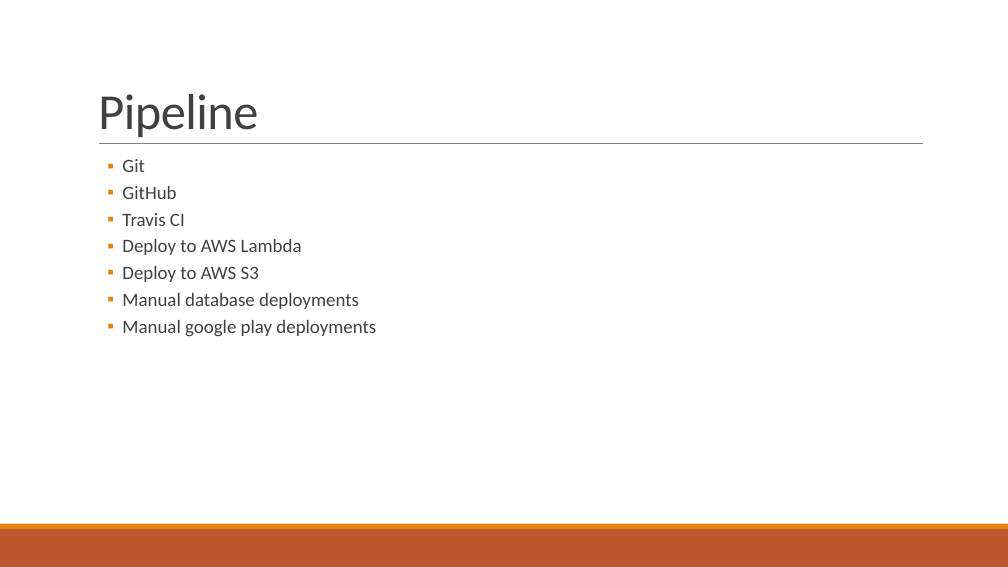
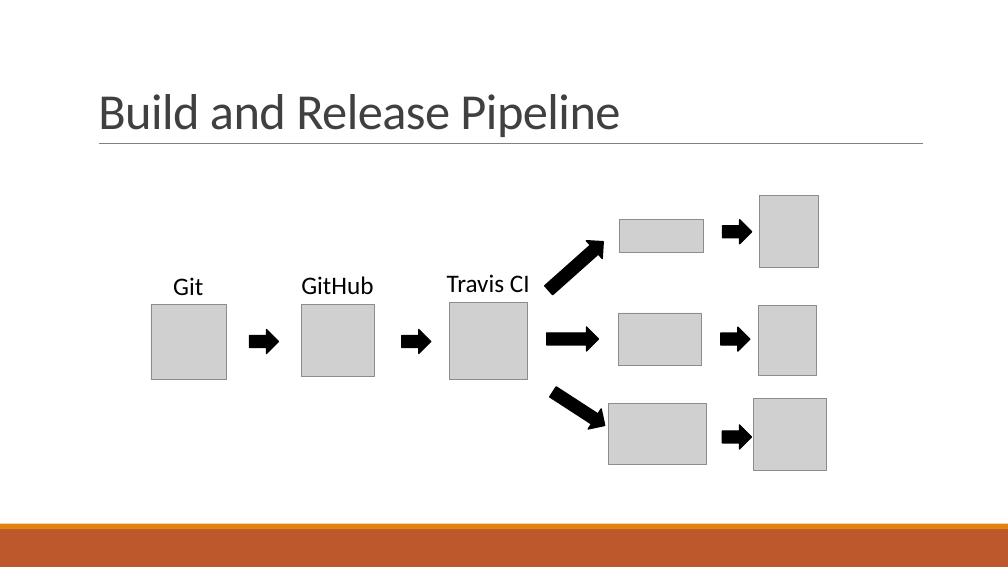
Before and after one commit to qccoders/presentations, a slide deck: slide 5 of QC Coders - Quad Cities Veterans Outreach Center.pptx (slide 6 before the commit). Drawn at 1008x567 pixels with LibreOffice and Linux fonts; fonts in the diff are those of the drawing; grey boxes stand for pictures. Boxes give left, top, right and bottom in pixels: in the first picture for what was removed or moved away, otherwise in the second. Text is boxed around its words. In the diff, an @@ line names an element or a change of style, - is before the commit and + after.

```diff
--- a/QC Coders - Quad Cities Veterans Outreach Center.pptx
+++ b/QC Coders - Quad Cities Veterans Outreach Center.pptx
@@ title at (x1=98, y1=94, x2=620, y2=137): text changed @@
-Pipeline
+Build and Release Pipeline
@@ text removed at (x1=122, y1=159, x2=376, y2=337) @@
-  ▪ Git
-  ▪ GitHub
-  ▪ Travis CI
-  ▪ Deploy to AWS Lambda
-  ▪ Deploy to AWS S3
-  ▪ Manual database deployments
-  ▪ Manual google play deployments
@@ picture added at (x1=759, y1=196, x2=819, y2=268) @@
@@ right arrow added at (x1=541, y1=233, x2=612, y2=300), fill #000000, outline #000000 1.25 pt @@
@@ picture added at (x1=620, y1=220, x2=704, y2=253) @@
@@ right arrow added at (x1=723, y1=220, x2=752, y2=244), fill #000000, outline #000000 1.25 pt @@
@@ text added at (x1=173, y1=277, x2=203, y2=295), 24 pt, text #000000 @@
+Git
@@ text added at (x1=301, y1=276, x2=373, y2=295), 24 pt, text #000000 @@
+GitHub
@@ text added at (x1=447, y1=274, x2=530, y2=292), 24 pt, text #000000 @@
+Travis CI
@@ picture added at (x1=151, y1=305, x2=226, y2=380) @@
@@ picture added at (x1=302, y1=304, x2=374, y2=377) @@
@@ picture added at (x1=450, y1=302, x2=528, y2=380) @@
@@ right arrow added at (x1=547, y1=327, x2=599, y2=352), fill #000000, outline #000000 1.25 pt @@
@@ picture added at (x1=619, y1=313, x2=702, y2=365) @@
@@ right arrow added at (x1=721, y1=327, x2=749, y2=352), fill #000000, outline #000000 1.25 pt @@
@@ picture added at (x1=759, y1=306, x2=817, y2=376) @@
@@ right arrow added at (x1=250, y1=330, x2=278, y2=354), fill #000000, outline #000000 1.25 pt @@
@@ right arrow added at (x1=402, y1=330, x2=430, y2=354), fill #000000, outline #000000 1.25 pt @@
@@ right arrow added at (x1=547, y1=382, x2=612, y2=436), fill #000000, outline #000000 1.25 pt @@
@@ picture added at (x1=609, y1=403, x2=706, y2=465) @@
@@ picture added at (x1=754, y1=398, x2=827, y2=470) @@
@@ right arrow added at (x1=723, y1=425, x2=752, y2=449), fill #000000, outline #000000 1.25 pt @@
```
Also in this commit, not shown: 4 other slides changed, 1 slide added, 1 slide removed.
